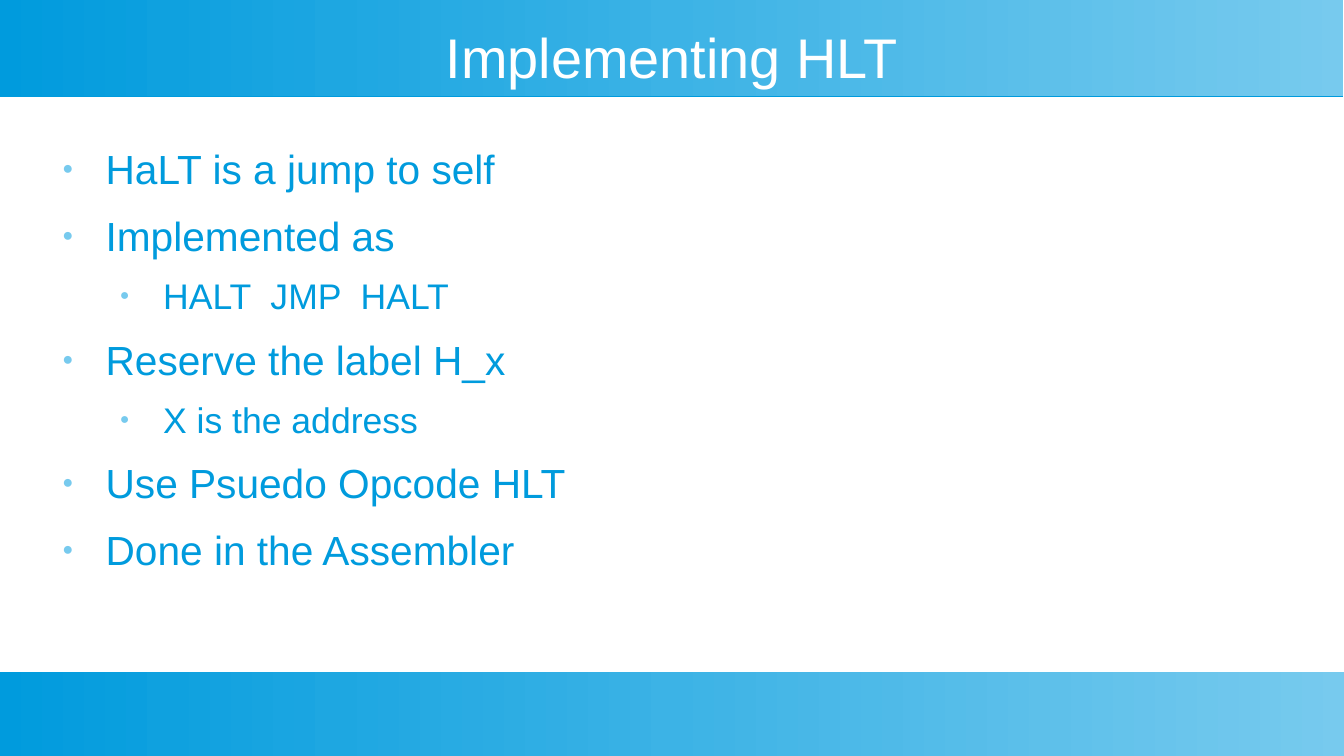
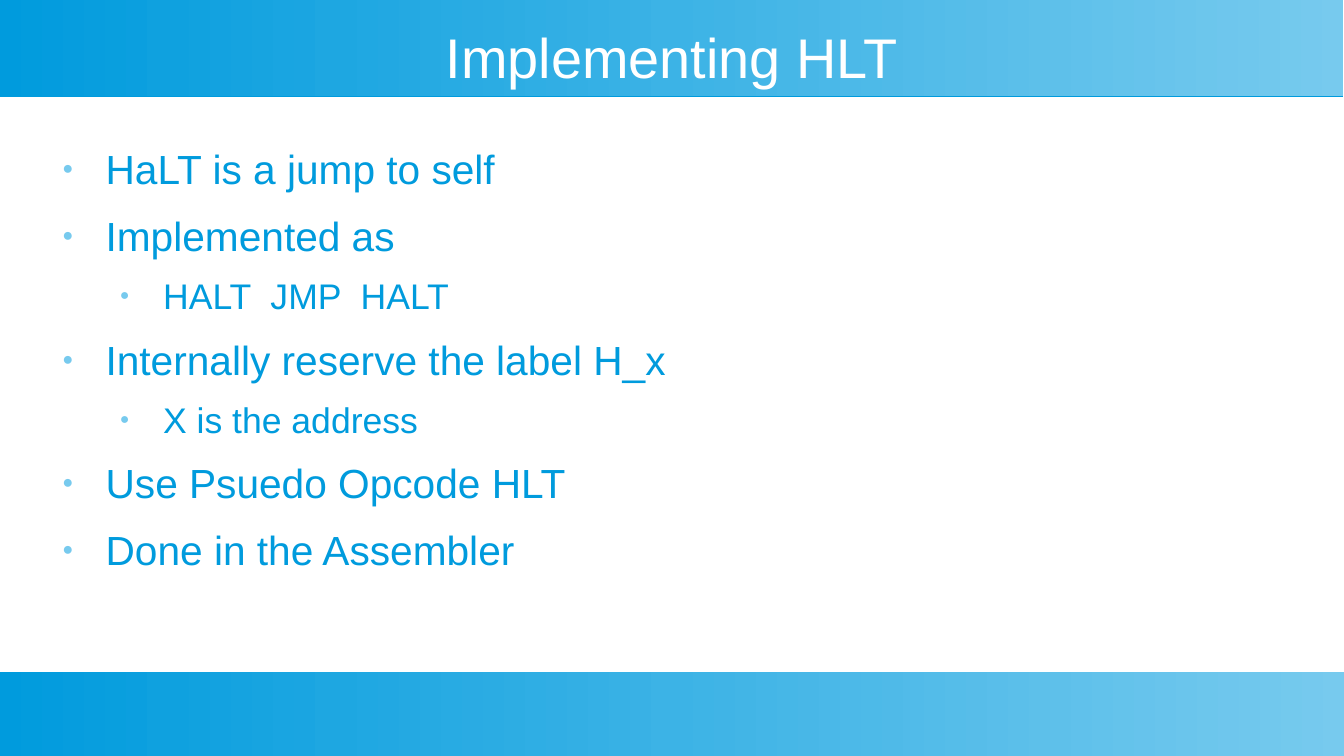
Before and after one commit to douggilliland/Design_A_CPU, a slide deck: slide 9 of Docs/DIY-FPGA-Computer-A3_Psuedo_NOP.odp (slide 8 before the commit). Drawn at 1344x756 pixels with LibreOffice and Linux fonts; fonts in the diff are those of the drawing. Boxes give left, top, right and bottom in pixels: in the first picture for what was removed or moved away, otherwise in the second. Text is boxed around its words. In the diff, an @@ line names an element or a change of style, - is before the commit and + after.

```diff
--- a/Docs/DIY-FPGA-Computer-A3_Psuedo_NOP.odp
+++ b/Docs/DIY-FPGA-Computer-A3_Psuedo_NOP.odp
@@ text at <box>106,345,665,382</box>: text changed @@
-● Reserve the label H_x
+● Internally reserve the label H_x
```
Also in this commit, not shown: 1 other slide changed, 3 slides added, 5 other files.
